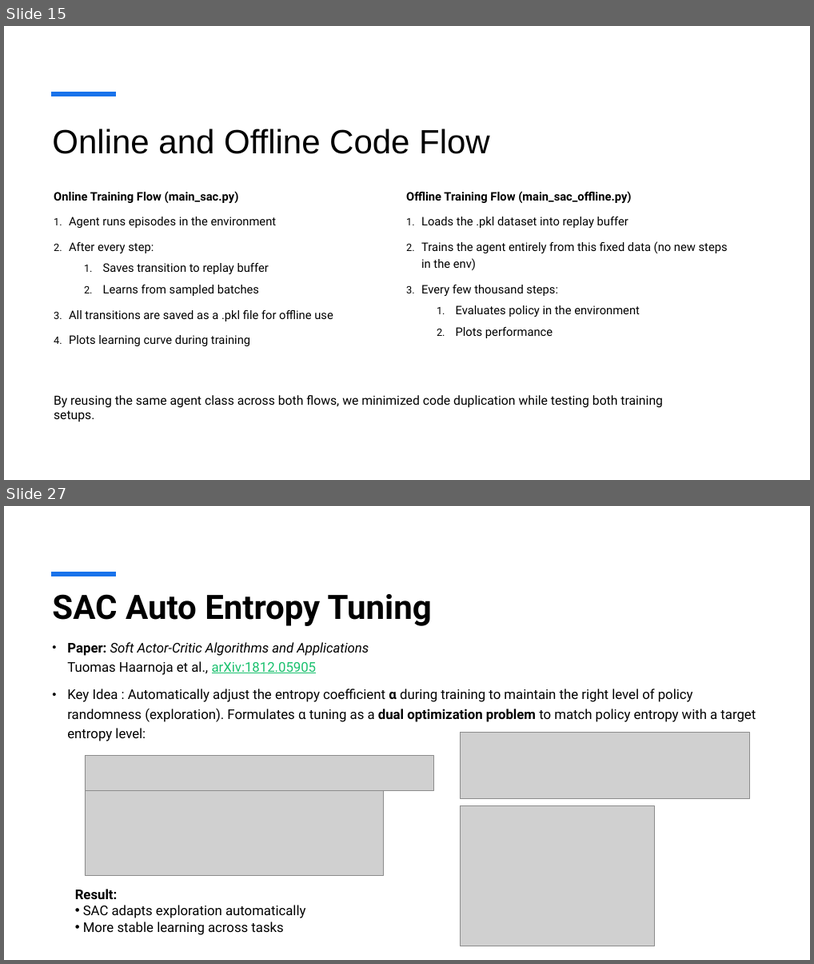
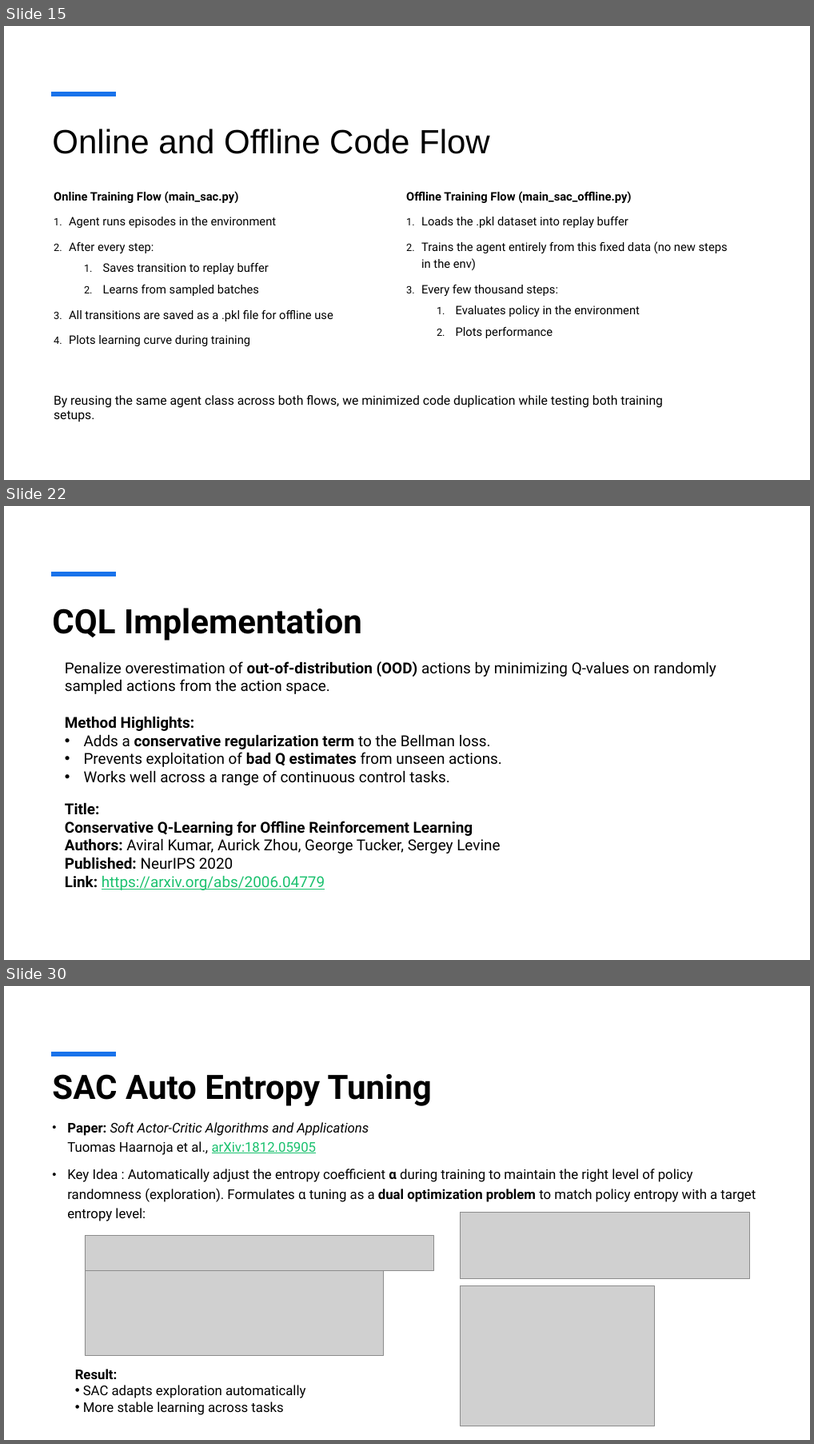
Before and after one commit to viszwak/rl-sample-efficiency, a slide deck: investigations/presentation/SAC.pptx. Shown one above the other, each under a label of ours: slides 15 and 27 before the commit, slides 15, 22 and 30 after it; the slides between them are not shown. The pictures are 814x964 and 814x1444 pixels, drawn with LibreOffice and Linux fonts; fonts in the diff are those of the drawing; grey boxes stand for pictures. Boxes give left, top, right and bottom in pixels: in the first picture for what was removed or moved away, otherwise in the second. Text is boxed around its words. In the diff, an @@ line names an element or a change of style, - is before the commit and + after.

```diff
--- a/investigations/presentation/SAC.pptx
+++ b/investigations/presentation/SAC.pptx
@@ slide 22 added at (x1=4, y1=506, x2=810, y2=960), background #FFFFFF; not listed: 1 template element that a slide beside it also shows @@
@@ title added at (x1=52, y1=608, x2=362, y2=640), 40 pt, text #000000, bold @@
+CQL Implementation
@@ text added at (x1=65, y1=661, x2=717, y2=785), 18 pt, text #000000 @@
+Penalize overestimation of out-of-distribution (OOD) actions by minimizing Q-values on randomly sampled actions from the action space.
+Method Highlights:
+• Adds a conservative regularization term to the Bellman loss.
+• Prevents exploitation of bad Q estimates from unseen actions.
+• Works well across a range of continuous control tasks.
@@ text added at (x1=65, y1=802, x2=500, y2=890), 18 pt, text #000000 @@
+Title:
+Conservative Q-Learning for Offline Reinforcement Learning
+Authors: Aviral Kumar, Aurick Zhou, George Tucker, Sergey Levine
+Published: NeurIPS 2020
+Link: https://arxiv.org/abs/2006.04779
@@ what was slide 27 is now slide 30 @@
```
Also in this commit, not shown: 3 slides changed, 11 other slides added, 9 slides removed, 1 other file.
